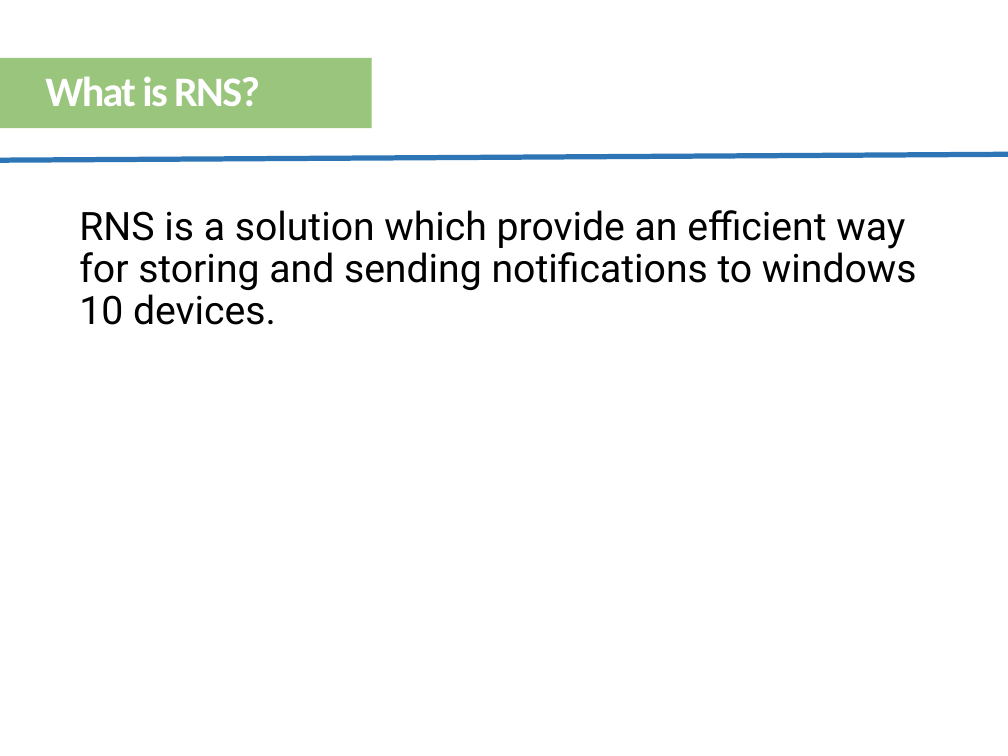
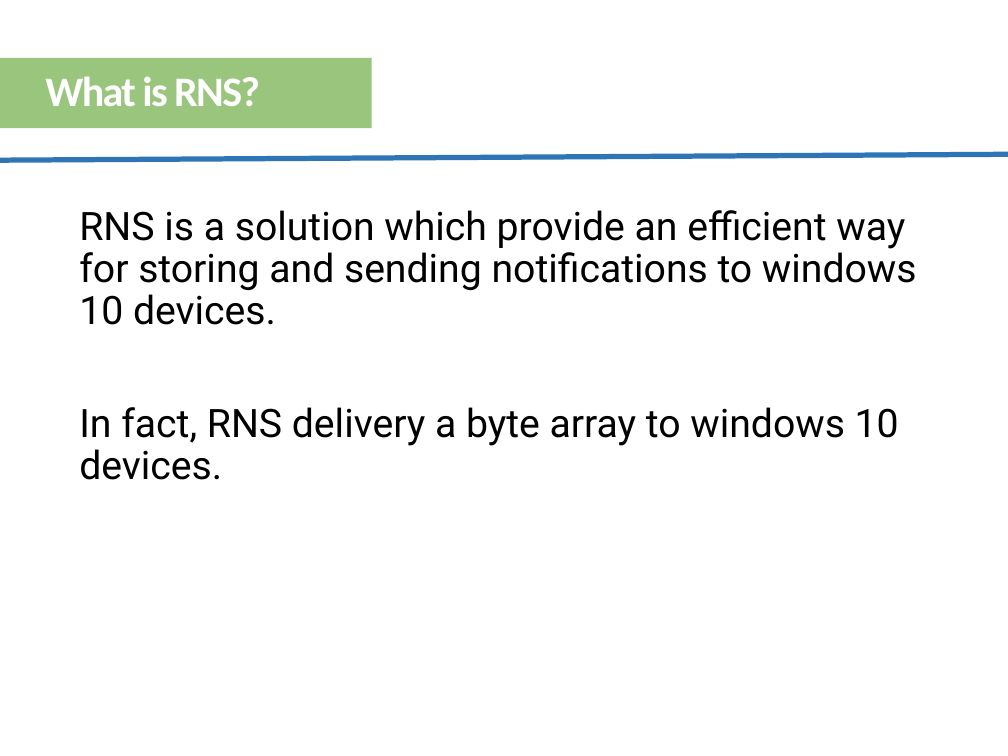
Before and after one commit to lekhasy/RawNotification, a slide deck: slide 4 of Working Individual/SyLK/Presentation.pptx. Drawn at 1008x756 pixels with LibreOffice and Linux fonts; fonts in the diff are those of the drawing. Boxes give left, top, right and bottom in pixels: in the first picture for what was removed or moved away, otherwise in the second. Text is boxed around its words. In the diff, an @@ line names an element or a change of style, - is before the commit and + after.

```diff
--- a/Working Individual/SyLK/Presentation.pptx
+++ b/Working Individual/SyLK/Presentation.pptx
@@ text at [79, 407, 899, 480]: paragraph added @@
+In fact, RNS delivery a byte array to windows 10 devices.
```
Also in this commit, not shown: 3 other slides changed, 5 slides added, 1 slide removed, 10 other files.
